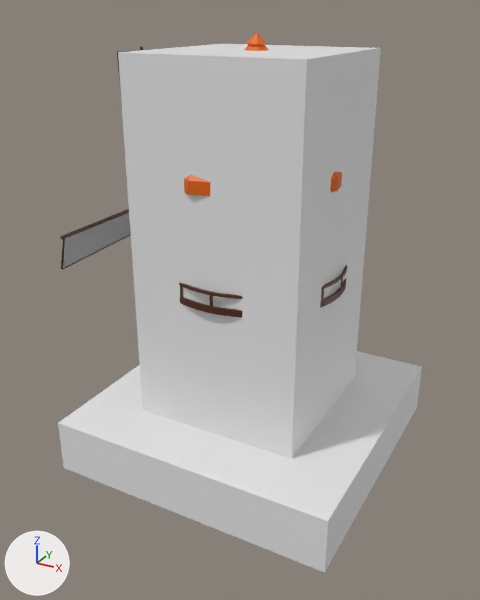
Before and after pictures for a commit that changed the Blender file res/models/Windmill.blend.
The view is the same before and after, from a 50 mm lens placed at (3.95, -7.59, 6.02), pointed at (-0.06, -0.3, 2.38). Every picture has the same lights, and +X, +Y and +Z are marked at lower left.

Names of what the first picture shows: 'BoundingBox', 'Windmill'.
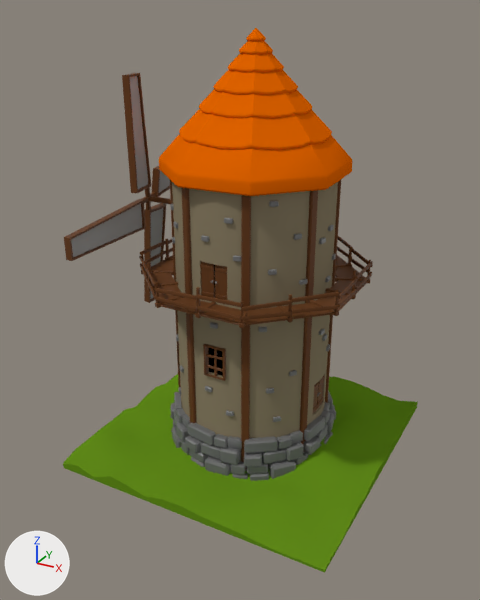
What differs and where, as boxes [x1, y1, x2, y2] in the pictures (480 x 600 px):
'BoundingBox', hidden: before [58, 44, 422, 573]
'Windmill.001', added (orange): after [64, 28, 373, 481]
    faces in mat_ext_wall (yellow #8c8167): [172, 182, 338, 461]
    faces in mat_windmill_roof (orange #e46500): [159, 28, 352, 196]
    faces in mat_windmillwood (brown #663e21): [64, 73, 373, 471]
    faces in mat_nice_rock (dark grey #6b6b6b): [170, 390, 336, 481]
    faces in mat_material_001 (grey #a0a0a0): [71, 76, 170, 299]
'Windmill', surface changed, reshaped, moved, rescaled, modifiers changed: before [60, 32, 347, 317]; after [63, 374, 418, 573]
part 1 of me_cube_001, recoloured: before [58, 44, 422, 573]
part 3 of me_plane_009, added (green): after [64, 374, 417, 570]
part 4 of me_plane_009, added (green): after [325, 402, 418, 571]
part 5 of me_plane_009, deleted: before [117, 47, 143, 92]
part 6 of me_plane_009, deleted: before [60, 209, 131, 270]
part 7 of me_plane_009, deleted (brown): before [179, 32, 347, 317]
part 8 of me_plane_009, added (green): after [63, 463, 325, 573]

Patch to the scene script:
```diff
--- a/res/models/Windmill.blend.py
+++ b/res/models/Windmill.blend.py
@@ mat_ext_wall @@
 mat_ext_wall = principled_material('Ext Wall')
-mat_ext_wall.texture = img_texture_png
+mat_ext_wall.base_color = (0.263, 0.218, 0.136)  # yellow #8c8167
+mat_ext_wall.specular_ior_level = 0.0
@@ mat_windmill_roof @@
 mat_windmill_roof = principled_material('Windmill roof')
-mat_windmill_roof.texture = img_texture_png
+mat_windmill_roof.base_color = (0.774, 0.13, 0.0)  # orange #e46500
+mat_windmill_roof.roughness = 0.0
+mat_windmill_roof.specular_ior_level = 0.0
@@ me_plane_009 @@
-me_plane_009.from_pydata(...)  # 3740 vertices, 7066 faces, 22 loose edges; spans x -2.0..2.0, y -2.0..2.0, z 0.0..5.76
-me_plane_009.materials.append(mat_wood_001)  # picture img_texture_png
-me_plane_009.materials.append(mat_material_001)  # picture img_texture_png
-me_plane_009.materials.append(mat_ext_wall)  # picture img_texture_png
-me_plane_009.materials.append(mat_brick)  # picture img_texture_png
-me_plane_009.materials.append(mat_windmill_roof)  # picture img_texture_png
-me_plane_009.materials.append(mat_nice_rock)  # picture img_texture_png
-me_plane_009.materials.append(mat_black)  # picture img_texture_png
-me_plane_009.materials.append(mat_wood_002)  # picture img_texture_png
-me_plane_009.materials.append(mat_wood_003)  # picture img_texture_png
-me_plane_009.materials.append(mat_wood_004)  # picture img_texture_png
-me_plane_009.materials.append(mat_wood_005)  # picture img_texture_png
+me_plane_009.from_pydata(...)  # 297 vertices, 200 faces; spans x -2.0..2.0, y -2.0..2.0, z 0.0..0.59
+# me_plane_009 part 3: a new loose piece of 229 vertices spanning x -2.0..2.0, y -2.0..2.0, z 0.05..0.59, in mat_grass (green #628d1a)
+# me_plane_009 part 4: a new loose piece of 17 vertices spanning x 2.0, y -2.0..2.0, z 0.0..0.26, in mat_grass (green #628d1a)
+# me_plane_009 part 5: the loose piece of 243 vertices spanning x -1.81..-1.68, y -0.4..0.02, z 3.49..5.56 is deleted
+# me_plane_009 part 6: the loose piece of 242 vertices spanning x -1.81..-1.68, y -1.84..-0.03, z 3.01..3.48 is deleted
+# me_plane_009 part 7: 2761 vertices removed from x -1.26..1.49, y -1.25..1.26, z 0.0..5.76
+# me_plane_009 part 8: 15 vertices added at x -2.0..2.0, y -2.0, z 0.05..0.25
+# me_plane_009 part 9: the surface is now shaded smooth
+me_plane_009.materials.append(mat_grass)  # green #628d1a
@@ me_cube_001 @@
 # used by ob_boundingbox; location = (0.0, 0.0, 0.38); scale = (2.0, 2.0, 0.382)
-me_cube_001.from_pydata(...)  # 16 vertices, 28 faces; spans x -1.0..1.0, y -1.0..1.0, z -1.0..13.54
+me_cube_001.from_pydata(...)  # 9372 vertices, 7317 faces; spans x -1.0..1.0, y -1.0..1.0, z -1.0..14.2
+# me_cube_001 part 1: 28 faces spanning x -1.0..1.0, y -1.0..1.0, z -1.0..13.54 switch from no material to mat_material_001 (grey #a0a0a0)
+# me_cube_001 part 2: the surface is now shaded smooth
+me_cube_001.materials.append(mat_ext_wall)  # yellow #8c8167
+me_cube_001.materials.append(mat_brick)  # picture img_texture_png
+me_cube_001.materials.append(mat_windmill_roof)  # orange #e46500
+me_cube_001.materials.append(mat_nice_rock)  # picture img_texture_png
+me_cube_001.materials.append(mat_black)  # picture img_texture_png
+me_cube_001.materials.append(mat_windmillwood)  # brown #663e21
+me_cube_001.materials.append(mat_metal_doorhandle)  # grey #7e7e7e
+me_cube_001.materials.append(mat_grass)  # green #628d1a
@@ ob_windmill @@
 ob_windmill.location = (0.0, 0.0, 0.0)
+ob_windmill.scale = (1.0, 1.0, 0.739)
+_m = ob_windmill.modifiers.new('EdgeSplit', 'EDGE_SPLIT')
+_m.split_angle = 1.047
@@ ob_boundingbox @@
 ob_boundingbox.scale = (2.0, 2.0, 0.382)
+ob_boundingbox.hide_set(True)
@@ ob_windmill_001 @@
+ob_windmill_001 = bpy.data.objects.new('Windmill.001', me_plane_013)  # 9127 vertices, 7089 faces; spans x -1.99..1.48, y -1.74..1.71, z 0.0..5.81; in mat_material_001 (picture img_texture_png), mat_ext_wall (yellow #8c8167), mat_brick (picture img_texture_png), mat_windmill_roof (orange #e46500), mat_nice_rock (picture img_texture_png), mat_black (picture img_texture_png), mat_windmillwood (brown #663e21), mat_metal_doorhandle (grey #7e7e7e); modifiers EDGE_SPLIT
+ob_windmill_001.location = (0.0, 0.0, 0.0)
```
